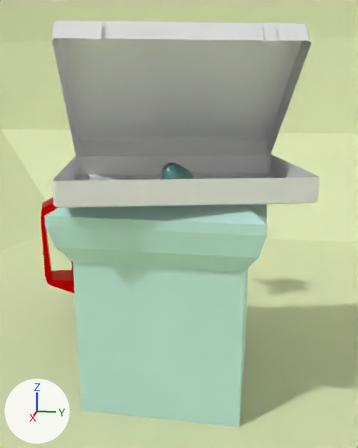
The Blender file Blender_Files/scenes/The_rare_kikkare.blend: old version first, new version second.
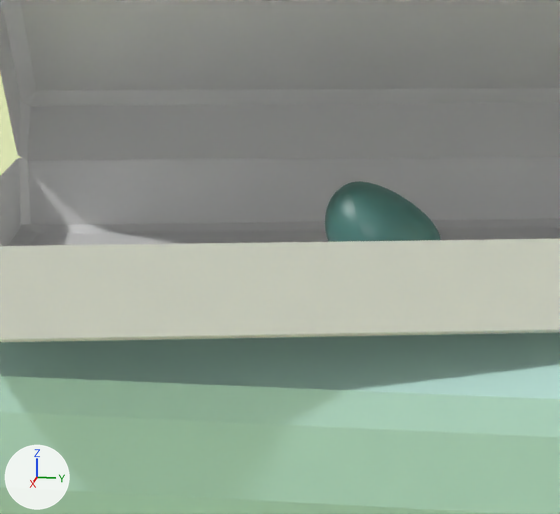
Each version is shown from a 50 mm camera at (2.74, 0.5, 1.1) aimed at (0.49, 0.12, 0.49), then close up on the part from 20% to 64% of the width and 25% to 57% of the height. Every picture has the same lights, and +X, +Y and +Z are marked at lower left.

In view in the first close-up: 'Cube.001', 'Cube.006', 'jalusta', 'kikkare', 'walls'.
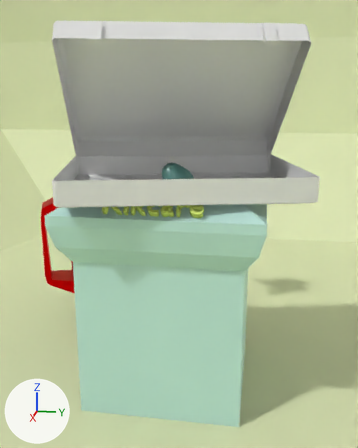
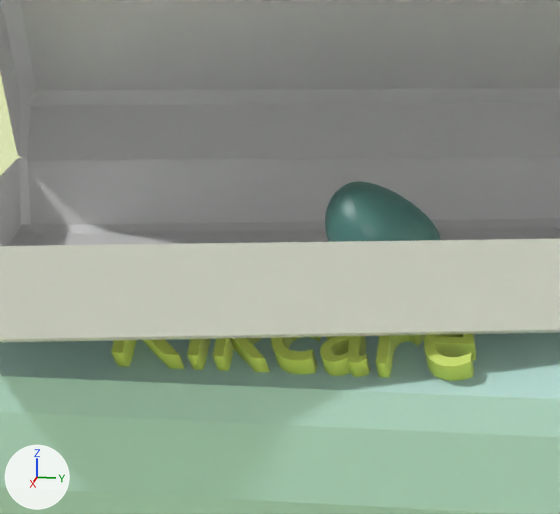
Commit message: Update The_rare_kikkare.blend
Added text

Changed parts and their boxes [x1, y1, x2, y2] in the close-ups (560 x 514 px):
'Text', added (green)
    after: [111, 334, 476, 381]

The change, as a diff of the scene's bpy script:
```diff
--- a/Blender_Files/scenes/The_rare_kikkare.blend.py
+++ b/Blender_Files/scenes/The_rare_kikkare.blend.py
@@ mat_text @@
+mat_text = principled_material('text')
+mat_text.base_color = (0.642, 0.8, 0.157)  # green #d2e76e
@@ txt_text @@
+txt_text = bpy.data.curves.new('Text', 'FONT')
+txt_text.body = 'Kikcare'
+txt_text.materials.append(mat_text)  # green #d2e76e
+txt_text.extrude = 0.13
@@ ob_text @@
+ob_text = bpy.data.objects.new('Text', txt_text)
+ob_text.location = (0.52, -0.251, 0.542)
+ob_text.rotation_euler = (0.788, 0.0, 1.571)  # degrees (45, 0, 90)
+ob_text.scale = (0.16, 0.16, 0.16)
```
